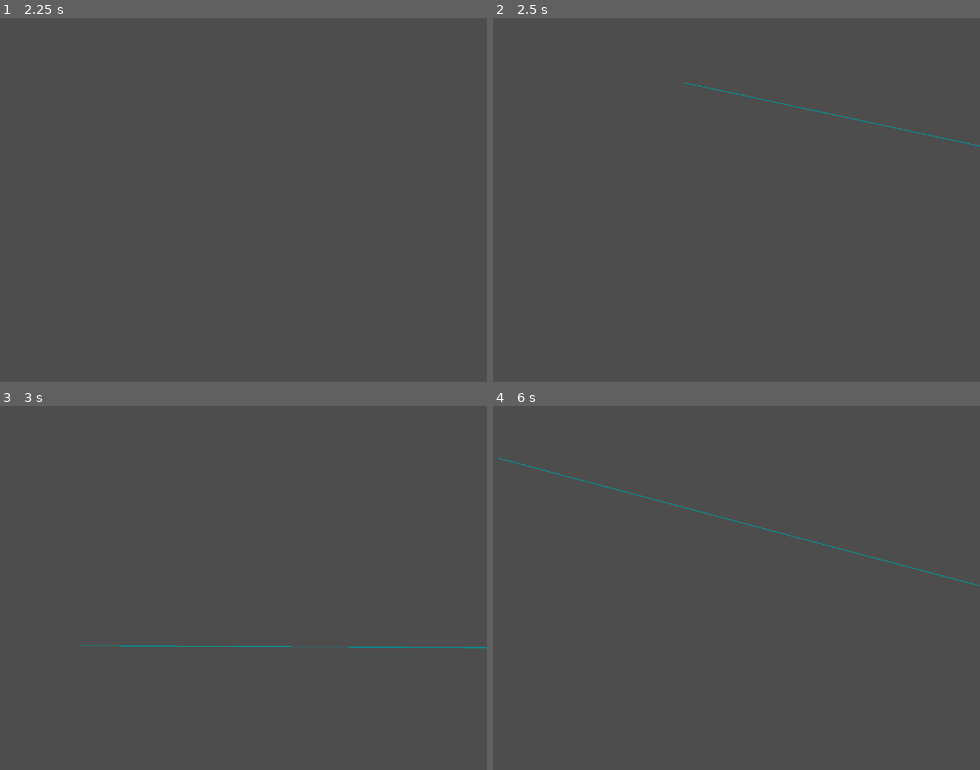
Above: before the commit, frames 1-4 (two rows, left to right).
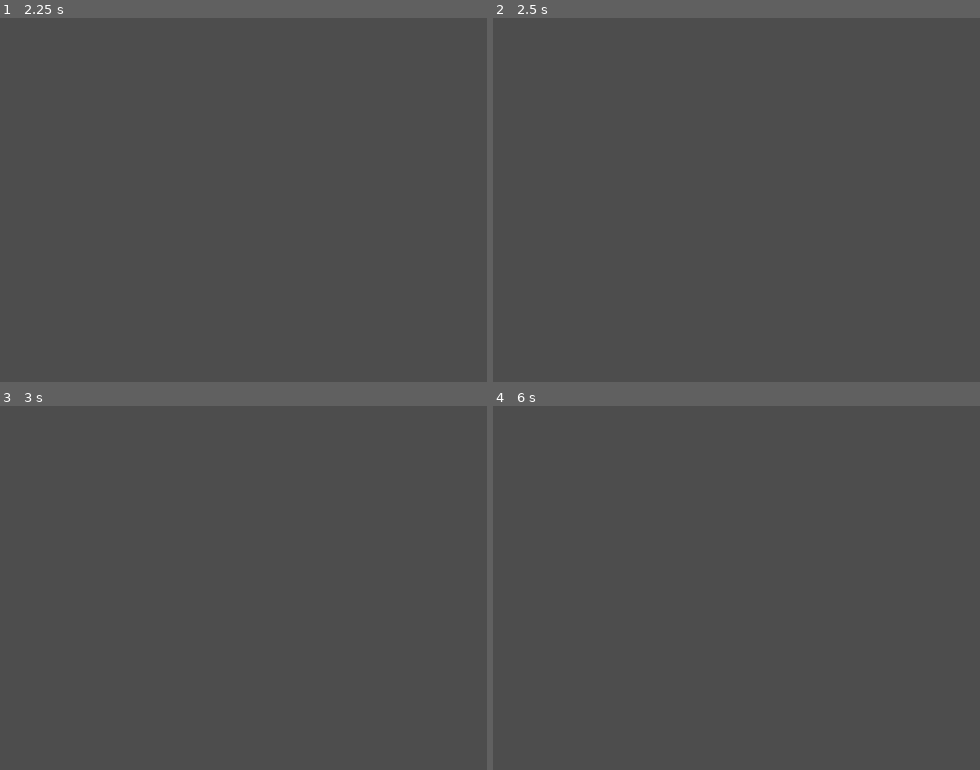
Above: after the commit, the same moments.

Repository: ThijsLuttikhuis/Automaton-Annihilation
Game: Godot game, scene res://world.tscn
The game is run twice, just before and just after one commit, with the same random seed, the same clock (stepped at 60 frames per second) and the same inputs.
Inputs (mouse positions are in pixels of both pictures, inside the frame that each line leads up to):
- Up to frame 1 (2.25 s): tap Enter at 0.5, 2 s; move the mouse to (277, 152) at 0.52 s; hold Middle mouse button (ui_pan_camera) 0.53-1.28 s; click (277, 152) at 0.67 s; tap Space (ui_push_front_queue) at 0.8, 1.25, 1.35 s; move the mouse to (outside the picture) at 1.27 s; hold Shift (ui_push_back_queue) 1.28-2.03 s; click (outside the picture) at 1.55 s; move the mouse to (189, 83) at 2.02 s; press the mouse at (189, 83) at 2.03 s
- Up to frame 2 (2.5 s): right-click (682, 83) at 2.3 s
- Up to frame 3 (3 s): tap Space (ui_push_front_queue) at 2.75 s; move the mouse to (77, 646) at 2.77 s; release the mouse at (77, 646) at 2.78 s; right-click (77, 646) at 2.85 s; click (77, 646) at 2.92 s
- Up to frame 4 (6 s): tap Middle mouse button (ui_pan_camera) at 3.05 s; tap Enter at 3.5 s; move the mouse to (833, 624) at 3.52 s; hold Middle mouse button (ui_pan_camera) 3.53-4.28 s; hold Shift (ui_push_back_queue) 3.53-5.78 s; click (833, 624) at 3.67 s; tap Space (ui_push_front_queue) at 3.8, 4.25, 4.35 s; tap X (ui_buildmenu_defense) at 4.15 s; move the mouse to (outside the picture) at 4.27 s; click (outside the picture) at 4.55 s; tap Z (ui_buildmenu_economy) at 4.9 s; move the mouse to (648, 562) at 5.02 s; press the mouse at (648, 562) at 5.03 s; right-click (648, 562) at 5.3 s; tap V (ui_buildmenu_factory) at 5.65 s; move the mouse to (497, 456) at 5.77 s; release the mouse at (497, 456) at 5.78 s; right-click (497, 456) at 5.85 s; click (497, 456) at 5.92 s

Frame 1 is identical in both runs. In frame 2, 0.2% of the frame differs, in the area x 39-100%, y 17-36%; in frame 3, 0.2%; in frame 4, 0.3%, in the area x 1-100%, y 14-50%.

Commit message:
Move input to player

Diff:
--- a/Player.gd
+++ b/Player.gd
@@ -3,19 +3,94 @@
 enum BUILD_MENU {NONE, ECONOMY, DEFENSE, UTILITY, FACTORY}
 
 var buildmenuState: BUILD_MENU = BUILD_MENU.NONE
-var selectedElements: Unit
+var mouseClickStartPosition: Vector2
+var collisionBox: CollisionShape2D
+
+var selectedElements: Array[Unit]
+
+func _ready():
+	collisionBox = get_node("SelectBox/CollisionRectangle")
+
+func _process(_dt):
+	updateSelectUnits()
+	updateUIBuildmenu()
+	updateActionQueue()
+
+func updateSelectUnits():
+	if Input.is_action_just_pressed("mouse_button_1"):
+		selectedElements.clear()
+		mouseClickStartPosition = get_viewport().get_camera_2d().get_global_mouse_position()
+		collisionBox.position = mouseClickStartPosition
+		collisionBox.shape.size = Vector2(0,0)
+
+	if Input.is_action_pressed("mouse_button_1"):
+		var mouseClickPosition = get_viewport().get_camera_2d().get_global_mouse_position()
+		var deltaPos = mouseClickPosition - mouseClickStartPosition
+		collisionBox.position = (mouseClickPosition + mouseClickStartPosition) * 0.5
+		collisionBox.shape.size = abs(deltaPos)
+
+	if Input.is_action_just_released("mouse_button_1"):
+		var mouseClickPosition = get_viewport().get_camera_2d().get_global_mouse_position()
+		collisionBox.position = mouseClickPosition
+		collisionBox.shape.size = Vector2(0,0)
+
+		for element in selectedElements:
+			print(element.name)
 
 
-func _process(_dt):
 
-	if Input.is_action_just_pressed("ui_buildmenu_economy"):
-		buildmenuState = BUILD_MENU.ECONOMY
+func updateUIBuildmenu():
+	if buildmenuState == BUILD_MENU.NONE:
+		if Input.is_action_just_pressed("ui_cancel"):
+			buildmenuState = BUILD_MENU.NONE
+			print(buildmenuState)
+			return
 
-	if Input.is_action_just_pressed("ui_buildmenu_defense"):
-		buildmenuState = BUILD_MENU.DEFENSE
+		if Input.is_action_just_pressed("ui_buildmenu_economy"):
+			buildmenuState = BUILD_MENU.ECONOMY
+			print(buildmenuState)
+			return
 
-	if Input.is_action_just_pressed("ui_buildmenu_utility"):
-		buildmenuState = BUILD_MENU.UTILITY
+		if Input.is_action_just_pressed("ui_buildmenu_defense"):
+			buildmenuState = BUILD_MENU.DEFENSE
+			print(buildmenuState)
+			return
 
-	if Input.is_action_just_pressed("ui_buildmenu_factory"):
-		buildmenuState = BUILD_MENU.FACTORY
+		if Input.is_action_just_pressed("ui_buildmenu_utility"):
+			buildmenuState = BUILD_MENU.UTILITY
+			print(buildmenuState)
+			return
+
+		if Input.is_action_just_pressed("ui_buildmenu_factory"):
+			buildmenuState = BUILD_MENU.FACTORY
+			print(buildmenuState)
+			return
+
+func updateActionQueue():
+	print(selectedElements.size())
+	if selectedElements.is_empty():
+		return
+
+	var element = selectedElements[0]
+	# sort selectedElements by element.selectedActionPriority
+
+	if Input.is_action_just_released("mouse_button_2"):
+		var targetPosition = get_viewport().get_camera_2d().get_global_mouse_position()
+		var action = MoveAction.new(targetPosition)
+
+		var actionQueue = element.get_node("ActionQueue")
+		if Input.is_action_pressed("ui_push_back_queue"):
+			actionQueue.push_back(action)
+		elif Input.is_action_pressed("ui_push_front_queue"):
+			actionQueue.push_front(action)
+		else:
+			actionQueue.clear()
+			actionQueue.push_back(action)
+
+func addSelectedElement(body):
+	if Input.is_action_pressed("mouse_button_1"):
+		selectedElements.push_back(body)
+
+func removeSelectedElement(body):
+	if Input.is_action_pressed("mouse_button_1"):
+		selectedElements.erase(body)
--- a/TileMap.gd
+++ b/TileMap.gd
@@ -1,19 +1,17 @@
 extends TileMap
 
-func _unhandled_input(event):
-	if event is InputEventMouseButton:
-		if event.button_index == MOUSE_BUTTON_LEFT && event.pressed:
-			var mousePos = get_viewport().get_camera_2d().get_global_mouse_position()
-			var clickedCellIndex = local_to_map(mousePos)
-			print("clicked WorldTileMap: ", clickedCellIndex)
-			var data = get_cell_tile_data(1, clickedCellIndex)
-			if data:
-				print(data)
-
-	if event is InputEventMouseMotion:
-		var mousePos = get_viewport().get_camera_2d().get_global_mouse_position()
-		var clickedCellIndex = local_to_map(mousePos)
-		print("hovering WorldTileMap: ", clickedCellIndex)
-		var data = get_cell_tile_data(1, clickedCellIndex)
-		if data:
-			print(data)
+#func _unhandled_input(event):
+#	if event is InputEventMouseButton:
+#		if event.button_index == MOUSE_BUTTON_LEFT && event.pressed:
+#			var mousePos = get_viewport().get_camera_2d().get_global_mouse_position()
+#			var clickedCellIndex = local_to_map(mousePos)
+#			var data = get_cell_tile_data(1, clickedCellIndex)
+#			if data:
+#				print(data)
+#
+#	if event is InputEventMouseMotion:
+#		var mousePos = get_viewport().get_camera_2d().get_global_mouse_position()
+#		var clickedCellIndex = local_to_map(mousePos)
+#		var data = get_cell_tile_data(1, clickedCellIndex)
+#		if data:
+#			print(data)
--- a/project.godot
+++ b/project.godot
@@ -109,6 +109,76 @@
 "events": [Object(InputEventKey,"resource_local_to_scene":false,"resource_name":"","device":-1,"window_id":0,"alt_pressed":false,"shift_pressed":false,"ctrl_pressed":false,"meta_pressed":false,"pressed":false,"keycode":0,"physical_keycode":86,"key_label":0,"unicode":118,"echo":false,"script":null)
 ]
 }
+mouse_button_1={
+"deadzone": 0.5,
+"events": [Object(InputEventMouseButton,"resource_local_to_scene":false,"resource_name":"","device":-1,"window_id":0,"alt_pressed":false,"shift_pressed":false,"ctrl_pressed":false,"meta_pressed":false,"button_mask":1,"position":Vector2(131, 12),"global_position":Vector2(135, 55),"factor":1.0,"button_index":1,"canceled":false,"pressed":true,"double_click":false,"script":null)
+]
+}
+mouse_button_2={
+"deadzone": 0.5,
+"events": [Object(InputEventMouseButton,"resource_local_to_scene":false,"resource_name":"","device":-1,"window_id":0,"alt_pressed":false,"shift_pressed":false,"ctrl_pressed":false,"meta_pressed":false,"button_mask":2,"position":Vector2(178, 20),"global_position":Vector2(182, 63),"factor":1.0,"button_index":2,"canceled":false,"pressed":true,"double_click":false,"script":null)
+]
+}
+ui_buildmenu_0={
+"deadzone": 0.5,
+"events": [Object(InputEventKey,"resource_local_to_scene":false,"resource_name":"","device":-1,"window_id":0,"alt_pressed":false,"shift_pressed":false,"ctrl_pressed":false,"meta_pressed":false,"pressed":false,"keycode":0,"physical_keycode":90,"key_label":0,"unicode":122,"echo":false,"script":null)
+]
+}
+ui_buildmenu_1={
+"deadzone": 0.5,
+"events": [Object(InputEventKey,"resource_local_to_scene":false,"resource_name":"","device":-1,"window_id":0,"alt_pressed":false,"shift_pressed":false,"ctrl_pressed":false,"meta_pressed":false,"pressed":false,"keycode":0,"physical_keycode":88,"key_label":0,"unicode":120,"echo":false,"script":null)
+]
+}
+ui_buildmenu_2={
+"deadzone": 0.5,
+"events": [Object(InputEventKey,"resource_local_to_scene":false,"resource_name":"","device":-1,"window_id":0,"alt_pressed":false,"shift_pressed":false,"ctrl_pressed":false,"meta_pressed":false,"pressed":false,"keycode":0,"physical_keycode":67,"key_label":0,"unicode":99,"echo":false,"script":null)
+]
+}
+ui_buildmenu_3={
+"deadzone": 0.5,
+"events": [Object(InputEventKey,"resource_local_to_scene":false,"resource_name":"","device":-1,"window_id":0,"alt_pressed":false,"shift_pressed":false,"ctrl_pressed":false,"meta_pressed":false,"pressed":false,"keycode":0,"physical_keycode":86,"key_label":0,"unicode":118,"echo":false,"script":null)
+]
+}
+ui_buildmenu_4={
+"deadzone": 0.5,
+"events": [Object(InputEventKey,"resource_local_to_scene":false,"resource_name":"","device":-1,"window_id":0,"alt_pressed":false,"shift_pressed":false,"ctrl_pressed":false,"meta_pressed":false,"pressed":false,"keycode":0,"physical_keycode":65,"key_label":0,"unicode":97,"echo":false,"script":null)
+]
+}
+ui_buildmenu_5={
+"deadzone": 0.5,
+"events": [Object(InputEventKey,"resource_local_to_scene":false,"resource_name":"","device":-1,"window_id":0,"alt_pressed":false,"shift_pressed":false,"ctrl_pressed":false,"meta_pressed":false,"pressed":false,"keycode":0,"physical_keycode":83,"key_label":0,"unicode":115,"echo":false,"script":null)
+]
+}
+ui_buildmenu_6={
+"deadzone": 0.5,
+"events": [Object(InputEventKey,"resource_local_to_scene":false,"resource_name":"","device":-1,"window_id":0,"alt_pressed":false,"shift_pressed":false,"ctrl_pressed":false,"meta_pressed":false,"pressed":false,"keycode":0,"physical_keycode":68,"key_label":0,"unicode":100,"echo":false,"script":null)
+]
+}
+ui_buildmenu_7={
+"deadzone": 0.5,
+"events": [Object(InputEventKey,"resource_local_to_scene":false,"resource_name":"","device":-1,"window_id":0,"alt_pressed":false,"shift_pressed":false,"ctrl_pressed":false,"meta_pressed":false,"pressed":false,"keycode":0,"physical_keycode":70,"key_label":0,"unicode":102,"echo":false,"script":null)
+]
+}
+ui_buildmenu_8={
+"deadzone": 0.5,
+"events": [Object(InputEventKey,"resource_local_to_scene":false,"resource_name":"","device":-1,"window_id":0,"alt_pressed":false,"shift_pressed":false,"ctrl_pressed":false,"meta_pressed":false,"pressed":false,"keycode":0,"physical_keycode":81,"key_label":0,"unicode":113,"echo":false,"script":null)
+]
+}
+ui_buildmenu_9={
+"deadzone": 0.5,
+"events": [Object(InputEventKey,"resource_local_to_scene":false,"resource_name":"","device":-1,"window_id":0,"alt_pressed":false,"shift_pressed":false,"ctrl_pressed":false,"meta_pressed":false,"pressed":false,"keycode":0,"physical_keycode":87,"key_label":0,"unicode":119,"echo":false,"script":null)
+]
+}
+ui_buildmenu_10={
+"deadzone": 0.5,
+"events": [Object(InputEventKey,"resource_local_to_scene":false,"resource_name":"","device":-1,"window_id":0,"alt_pressed":false,"shift_pressed":false,"ctrl_pressed":false,"meta_pressed":false,"pressed":false,"keycode":0,"physical_keycode":69,"key_label":0,"unicode":101,"echo":false,"script":null)
+]
+}
+ui_buildmenu_11={
+"deadzone": 0.5,
+"events": [Object(InputEventKey,"resource_local_to_scene":false,"resource_name":"","device":-1,"window_id":0,"alt_pressed":false,"shift_pressed":false,"ctrl_pressed":false,"meta_pressed":false,"pressed":false,"keycode":0,"physical_keycode":82,"key_label":0,"unicode":114,"echo":false,"script":null)
+]
+}
 
 [physics]
 
--- a/src/Camera2D.gd
+++ b/src/Camera2D.gd
@@ -29,4 +29,3 @@
 	if Input.is_action_pressed("ui_pan_camera"):
 		var deltaMousePosition = get_local_mouse_position() - panStartMousePosition
 		position = panStartCameraPosition + deltaMousePosition * PAN_SPEED
-		print(get_local_mouse_position())
--- a/src/units/Architect.tscn
+++ b/src/units/Architect.tscn
@@ -9,6 +9,8 @@
 
 [node name="Architect" type="CharacterBody2D"]
 position = Vector2(444, 360)
+motion_mode = 1
+wall_min_slide_angle = 0.0872665
 script = ExtResource("1_l6t7a")
 
 [node name="Sprite2D" type="Sprite2D" parent="."]
--- a/src/units/BuildUnit.gd
+++ b/src/units/BuildUnit.gd
@@ -2,21 +2,4 @@
 
 var buildPower: float
 var buildRange: float
-#var buildList: BuildList
-
-func _unhandled_input(event):
-	if event is InputEventMouseButton:
-		if event.button_index == MOUSE_BUTTON_RIGHT && event.pressed:
-			#TODO: other actions than move -- check mouse click location / selected building / ...
-
-			var targetPosition = get_viewport().get_camera_2d().get_global_mouse_position()
-			var action = MoveAction.new(targetPosition)
-
-			var aq = get_node("ActionQueue")
-			if Input.is_action_pressed("ui_push_back_queue"):
-				aq.push_back(action)
-			elif Input.is_action_pressed("ui_push_front_queue"):
-				aq.push_front(action)
-			else:
-				aq.clear()
-				aq.push_back(action)
+var actionList: ActionList
--- a/src/units/Unit.gd
+++ b/src/units/Unit.gd
@@ -1,17 +1,29 @@
 class_name Unit extends CharacterBody2D
 
-var selected: bool = false
+var player: Node
 
-# move
-var moveSpeed: float
+var selectedActionPriority: int = 0
 
-# combat stats
-var viewRange: float
-var radarRange: float
-var attackRange: float
+var moveSpeed: float = 0.0
+var viewRange: float = 100.0
+var radarRange: float = 100.0
+
+func _ready():
+	player = get_node('../../Player')
+	var selectBox = player.get_node('SelectBox')
+	selectBox.body_entered.connect(_on_body_entered)
+	selectBox.body_exited.connect(_on_body_exited)
 
 func _physics_process(_dt):
 	var aq = get_node("ActionQueue")
-	aq.update(self);
+	aq.update(self)
 
-	move_and_slide()
+	if moveSpeed > 0.0:
+		move_and_slide()
+
+
+func _on_body_entered(body):
+	player.addSelectedElement(body)
+
+func _on_body_exited(body):
+	player.removeSelectedElement(body)
--- /dev/null
+++ b/src/units/actions/ActionList.gd
@@ -0,0 +1,6 @@
+class_name ActionList
+
+var buildingsEconomy: int = 0
+var buildingsDefense: int = 0
+var buildingsUtility: int = 0
+var buildingsFactory: int = 0
--- a/world.tscn
+++ b/world.tscn
@@ -11,50 +11,28 @@
 resource_name = "background"
 texture = ExtResource("1_8j2s4")
 0:0/0 = 0
-0:0/0/physics_layer_0/linear_velocity = Vector2(0, 0)
-0:0/0/physics_layer_0/angular_velocity = 0.0
 1:0/0 = 0
-1:0/0/physics_layer_0/linear_velocity = Vector2(0, 0)
-1:0/0/physics_layer_0/angular_velocity = 0.0
 0:1/0 = 0
-0:1/0/physics_layer_0/linear_velocity = Vector2(0, 0)
-0:1/0/physics_layer_0/angular_velocity = 0.0
 1:1/0 = 0
-1:1/0/physics_layer_0/linear_velocity = Vector2(0, 0)
-1:1/0/physics_layer_0/angular_velocity = 0.0
 2:0/0 = 0
-2:0/0/physics_layer_0/linear_velocity = Vector2(0, 0)
-2:0/0/physics_layer_0/angular_velocity = 0.0
 2:1/0 = 0
-2:1/0/physics_layer_0/linear_velocity = Vector2(0, 0)
-2:1/0/physics_layer_0/angular_velocity = 0.0
 3:1/0 = 0
-3:1/0/physics_layer_0/linear_velocity = Vector2(0, 0)
-3:1/0/physics_layer_0/angular_velocity = 0.0
 3:0/0 = 0
-3:0/0/physics_layer_0/linear_velocity = Vector2(0, 0)
-3:0/0/physics_layer_0/angular_velocity = 0.0
 
 [sub_resource type="TileSetAtlasSource" id="TileSetAtlasSource_j7o0o"]
 resource_name = "drill"
 texture = ExtResource("2_les3x")
 0:0/0 = 0
-0:0/0/physics_layer_0/linear_velocity = Vector2(0, 0)
-0:0/0/physics_layer_0/angular_velocity = 0.0
-0:0/0/physics_layer_0/polygon_0/points = PackedVector2Array(-6.3125, -6.875, 6.8125, -7, 5.1875, 1, -0.0625, 8, -5.3125, 1.25)
 
 [sub_resource type="TileSet" id="TileSet_ipf82"]
-physics_layer_0/collision_layer = 1
-custom_data_layer_0/name = "nodePath"
-custom_data_layer_0/type = 22
 sources/0 = SubResource("TileSetAtlasSource_p2iv7")
 sources/1 = SubResource("TileSetAtlasSource_j7o0o")
 
+[sub_resource type="RectangleShape2D" id="RectangleShape2D_cx40e"]
+
 [node name="World" type="Node2D"]
 
-[node name="Buildings" type="Node" parent="."]
-
-[node name="WorldTileMap" type="TileMap" parent="Buildings"]
+[node name="WorldTileMap" type="TileMap" parent="."]
 tile_set = SubResource("TileSet_ipf82")
 format = 2
 layer_0/name = "Floor"
@@ -75,6 +53,8 @@
 layer_2/tile_data = PackedInt32Array()
 script = ExtResource("3_hyaog")
 
+[node name="Buildings" type="Node" parent="."]
+
 [node name="Units" type="Node" parent="."]
 
 [node name="Architect" parent="Units" instance=ExtResource("1_s5w5l")]
@@ -87,3 +67,8 @@
 [node name="Camera2D" type="Camera2D" parent="Player"]
 position_smoothing_speed = 12.0
 script = ExtResource("1_3rnb4")
+
+[node name="SelectBox" type="Area2D" parent="Player"]
+
+[node name="CollisionRectangle" type="CollisionShape2D" parent="Player/SelectBox"]
+shape = SubResource("RectangleShape2D_cx40e")
Not shown: 1 places in world.tscn that only renumber resources
